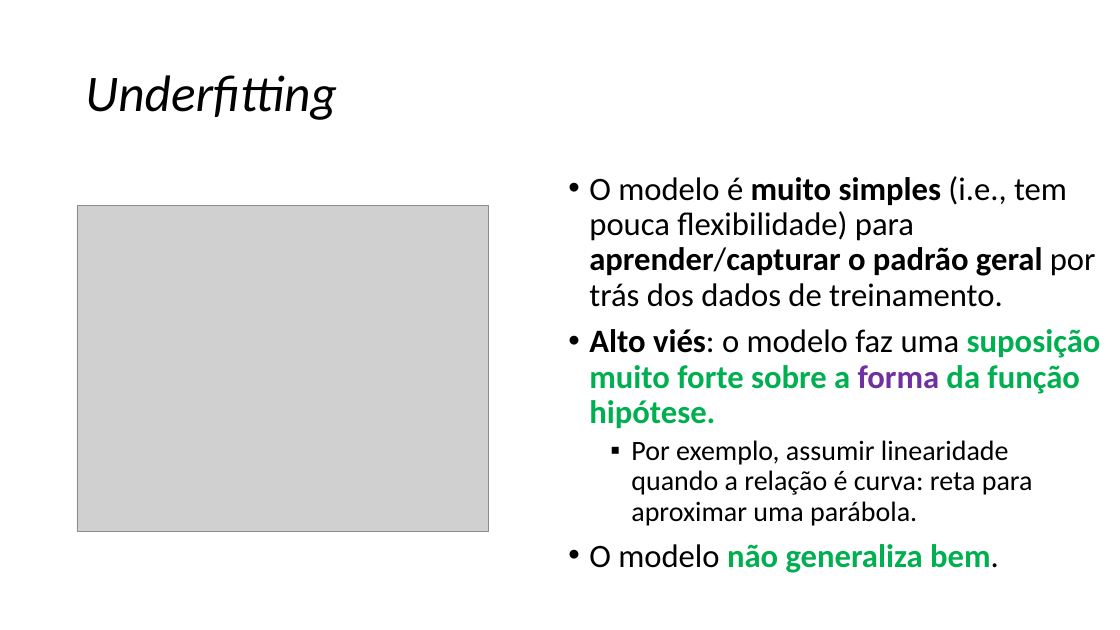
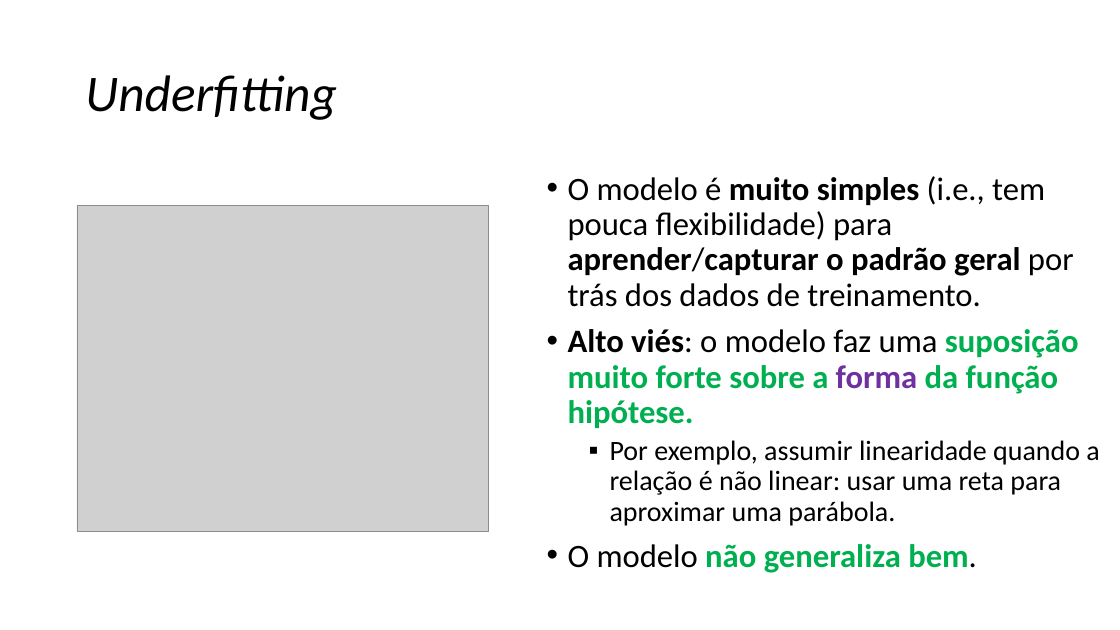
Before and after one commit to zz4fap/c24_inteligencia_artificial, a slide deck: slide 64 of slides/C24_Regressão.pptx. Drawn at 1120x630 pixels with LibreOffice and Linux fonts; fonts in the diff are those of the drawing; grey boxes stand for pictures. Boxes give left, top, right and bottom in pixels: in the first picture for what was removed or moved away, otherwise in the second. Text is boxed around its words. In the diff, an @@ line names an element or a change of style, - is before the commit and + after.

```diff
--- a/slides/C24_Regressão.pptx
+++ b/slides/C24_Regressão.pptx
@@ text "O modelo é muito simples ...": place and size @@
-text "O modelo é muito simples ..." at bbox=[589, 176, 1101, 573]
+text "O modelo é muito simples ..." at bbox=[568, 176, 1099, 573]
@@ text at bbox=[610, 440, 1099, 526]: text changed @@
-  ▪ Por exemplo, assumir linearidade quando a relação é curva: reta para aproximar uma parábola.
+  ▪ Por exemplo, assumir linearidade quando a relação é não linear: usar uma reta para aproximar uma parábola.
```
Also in this commit, not shown: 5 other slides changed.
